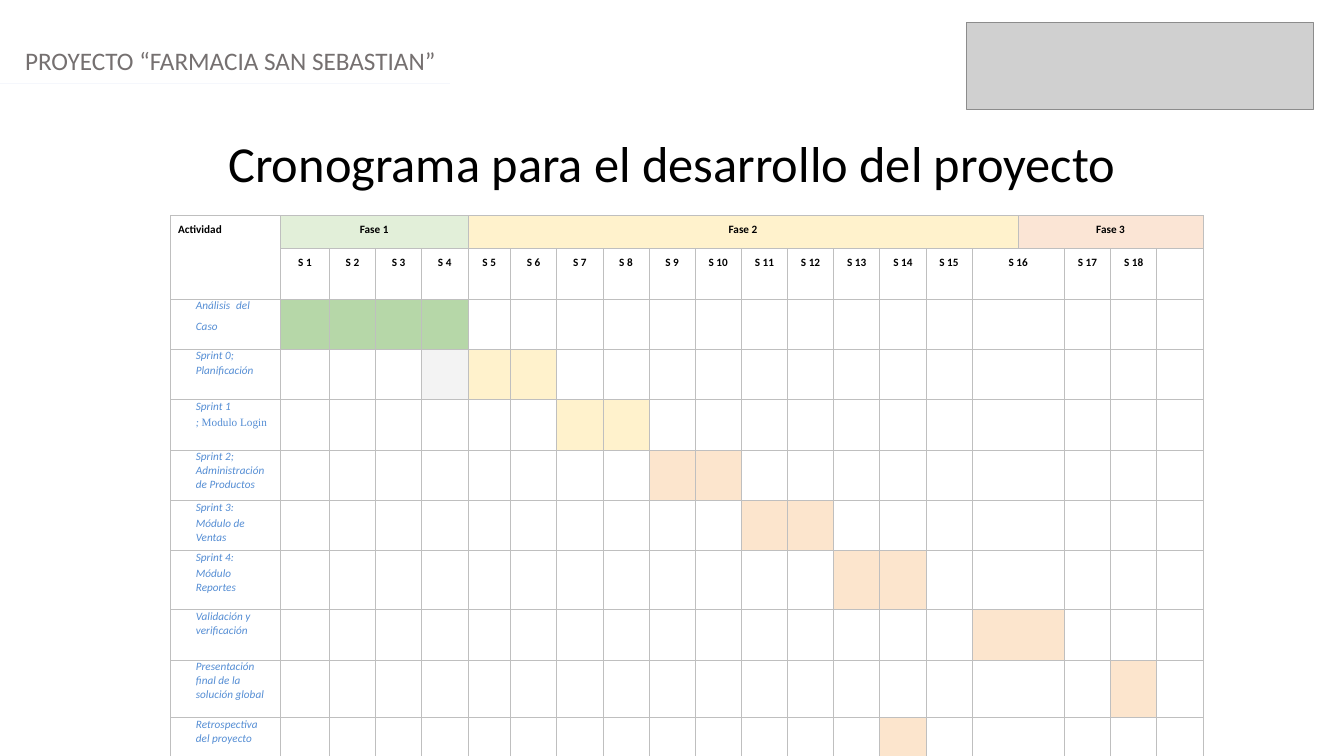
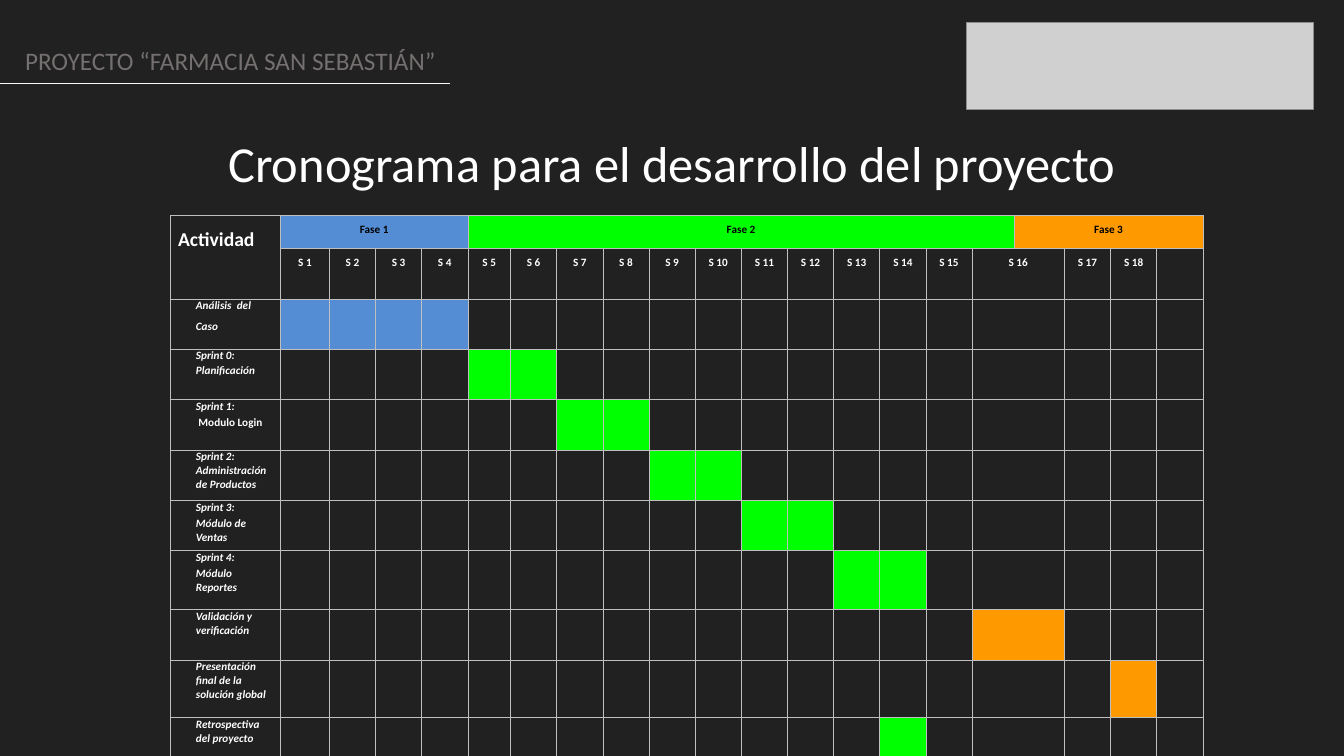
Before and after one commit to dacamposk1/capstone_grupo2, a slide deck: slide 7 of Fase 3/Evidencias Grupales/Presentación Final del proyecto (Español).pptx. Drawn at 1344x756 pixels with LibreOffice and Linux fonts; fonts in the diff are those of the drawing; grey boxes stand for pictures. Boxes give left, top, right and bottom in pixels: in the first picture for what was removed or moved away, otherwise in the second. Text is boxed around its words. In the diff, an @@ line names an element or a change of style, - is before the commit and + after.

```diff
--- a/Fase 3/Evidencias Grupales/Presentación Final del proyecto (Español).pptx
+++ b/Fase 3/Evidencias Grupales/Presentación Final del proyecto (Español).pptx
@@ background #FFFFFF to #212121 @@
@@ text at <box>25,50,435,70</box>: text changed @@
-PROYECTO “FARMACIA SAN SEBASTIAN”
+PROYECTO “FARMACIA SAN SEBASTIÁN”
@@ text "Cronograma para el desarrollo del ..." at <box>228,147,1115,191</box>: text colour #000000 to #FFFFFF @@
@@ table at <box>170,216,1206,748</box> @@
-row 4, column 1: Sprint 0; / Planificación
+row 4, column 1: Sprint 0: / Planificación
-row 5, column 1: Sprint 1 / ; Modulo Login
+row 5, column 1: Sprint 1: / Modulo Login
-row 6, column 1: Sprint 2; Administración de Productos
+row 6, column 1: Sprint 2: Administración de Productos
@@ fill #E2EFD9 to #548DD4 in row 1, column 2 @@
@@ fill #FFF2CC to #00FF00 in 5 cells @@
@@ fill #FBE5D5 to #FF9900 in row 1, column 18 @@
@@ fill #B6D7A8 to #548DD4 in 4 cells @@
@@ fill #F3F3F3 to #212121 in row 4, column 5 @@
@@ fill #FFFFFF to #212121 in 35 cells @@
@@ fill #FCE5CD to #00FF00 in 7 cells @@
@@ fill #FCE5CD to #FF9900 in 2 cells @@
@@ size 8 to 14 pt in "Actividad" @@
@@ text colour #000000 to #FFFFFF in "Actividad", "S 1", "S 2", "S 3" and 15 more places @@
@@ text colour #548DD4 to #FFFFFF, bold on in "Análisis del", "Caso", "Sprint 3:", "Módulo de Ventas" and 5 more places @@
```
Also in this commit, not shown: 13 other slides changed.
